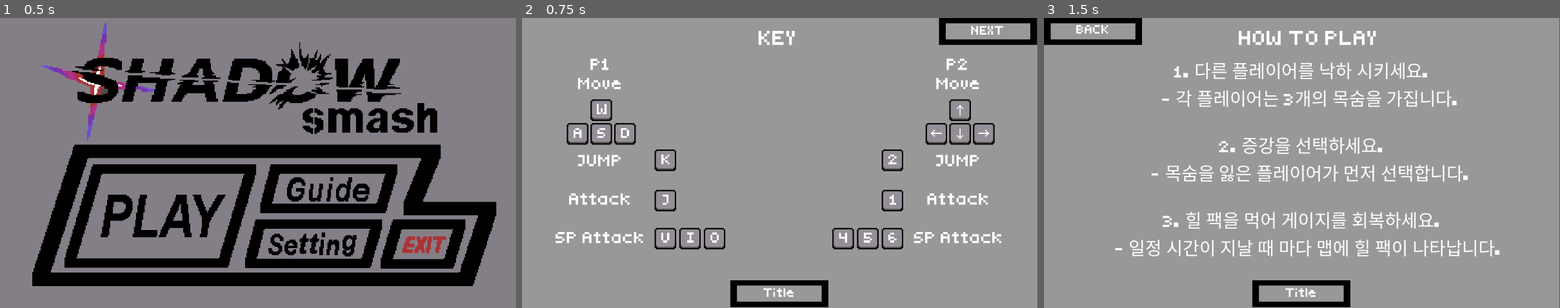
Above: before the commit, frames 1-3 (left to right).
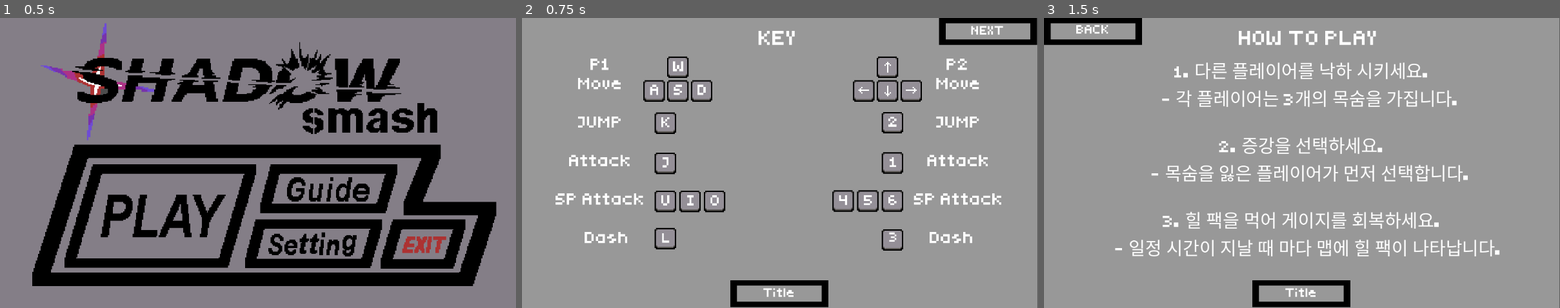
Above: after the commit, the same moments.

Repository: retser0319/shadow-smash
Game: Godot game, scene res://Scenes/MainScenes/Title.tscn
Two runs of this game, one before a commit and one after it. Both use one fixed random seed, a clock stepped at 60 frames per second and the inputs below.
Inputs (mouse positions are in pixels of both pictures, inside the frame that each line leads up to):
- Up to frame 1 (0.5 s): no input
- Up to frame 2 (0.75 s): click (852, 189) at 0.5 s
- Up to frame 3 (1.5 s): click "NEXT" at 1.25 s

Frame 1 is identical in both runs. In frame 2, 6.2% of the frame differs, in the area x 6-93%, y 13-81%; in frame 3, nothing differs.

Commit message:
Update Guide.tscn

Diff:
--- a/기말-플랫폼-파이/Scenes/MainScenes/Guide.tscn
+++ b/기말-플랫폼-파이/Scenes/MainScenes/Guide.tscn
@@ -103,20 +103,20 @@
 P1                                                                           P2
 Move                                                                      Move
 
-
-
 JUMP                                                                      JUMP
 
 Attack                                                                  Attack
 
-SP Attack                                                            SP Attack"
+SP Attack                                                            SP Attack
+
+Dash                                                                   Dash"
 horizontal_alignment = 1
 
 [node name="P1" type="Node2D" parent="Page1"]
 
 [node name="W" type="Sprite2D" parent="Page1/P1"]
 texture_filter = 1
-position = Vector2(177, 206)
+position = Vector2(348, 110)
 scale = Vector2(1.5, 1.5)
 texture = ExtResource("5_u3l16")
 
@@ -135,7 +135,7 @@
 
 [node name="S" type="Sprite2D" parent="Page1/P1"]
 texture_filter = 1
-position = Vector2(177, 259)
+position = Vector2(348, 163)
 scale = Vector2(1.5, 1.5)
 texture = ExtResource("5_u3l16")
 
@@ -154,7 +154,7 @@
 
 [node name="A" type="Sprite2D" parent="Page1/P1"]
 texture_filter = 1
-position = Vector2(124, 259)
+position = Vector2(295, 163)
 scale = Vector2(1.5, 1.5)
 texture = ExtResource("5_u3l16")
 
@@ -173,7 +173,7 @@
 
 [node name="D" type="Sprite2D" parent="Page1/P1"]
 texture_filter = 1
-position = Vector2(230, 259)
+position = Vector2(401, 163)
 scale = Vector2(1.5, 1.5)
 texture = ExtResource("5_u3l16")
 
@@ -192,7 +192,7 @@
 
 [node name="K" type="Sprite2D" parent="Page1/P1"]
 texture_filter = 1
-position = Vector2(320, 318)
+position = Vector2(320, 235)
 scale = Vector2(1.5, 1.5)
 texture = ExtResource("5_u3l16")
 
@@ -211,7 +211,7 @@
 
 [node name="J" type="Sprite2D" parent="Page1/P1"]
 texture_filter = 1
-position = Vector2(320, 408)
+position = Vector2(320, 325)
 scale = Vector2(1.5, 1.5)
 texture = ExtResource("5_u3l16")
 
@@ -230,94 +230,111 @@
 
 [node name="U" type="Sprite2D" parent="Page1/P1"]
 texture_filter = 1
+position = Vector2(320, 410)
+scale = Vector2(1.5, 1.5)
+texture = ExtResource("5_u3l16")
+
+[node name="Label" type="Label" parent="Page1/P1/U"]
+offset_left = -14.0
+offset_top = -14.0
+offset_right = 18.0
+offset_bottom = 14.0
+pivot_offset = Vector2(15.3333, 16)
+theme_override_fonts/font = ExtResource("4_rux8g")
+theme_override_font_sizes/font_size = 24
+text = "U"
+horizontal_alignment = 1
+vertical_alignment = 1
+metadata/_edit_use_anchors_ = true
+
+[node name="I" type="Sprite2D" parent="Page1/P1"]
+texture_filter = 1
+position = Vector2(375, 410)
+scale = Vector2(1.5, 1.5)
+texture = ExtResource("5_u3l16")
+
+[node name="Label" type="Label" parent="Page1/P1/I"]
+offset_left = -14.0
+offset_top = -14.0
+offset_right = 18.0
+offset_bottom = 14.0
+pivot_offset = Vector2(15.3333, 16)
+theme_override_fonts/font = ExtResource("4_rux8g")
+theme_override_font_sizes/font_size = 24
+text = "I"
+horizontal_alignment = 1
+vertical_alignment = 1
+metadata/_edit_use_anchors_ = true
+
+[node name="O" type="Sprite2D" parent="Page1/P1"]
+texture_filter = 1
+position = Vector2(430, 410)
+scale = Vector2(1.5, 1.5)
+texture = ExtResource("5_u3l16")
+
+[node name="Label" type="Label" parent="Page1/P1/O"]
+offset_left = -14.0
+offset_top = -14.0
+offset_right = 18.0
+offset_bottom = 14.0
+pivot_offset = Vector2(15.3333, 16)
+theme_override_fonts/font = ExtResource("4_rux8g")
+theme_override_font_sizes/font_size = 24
+text = "O"
+horizontal_alignment = 1
+vertical_alignment = 1
+metadata/_edit_use_anchors_ = true
+
+[node name="L" type="Sprite2D" parent="Page1/P1"]
+texture_filter = 1
 position = Vector2(320, 493)
 scale = Vector2(1.5, 1.5)
 texture = ExtResource("5_u3l16")
 
-[node name="Label" type="Label" parent="Page1/P1/U"]
-offset_left = -14.0
-offset_top = -14.0
-offset_right = 18.0
-offset_bottom = 14.0
-pivot_offset = Vector2(15.3333, 16)
-theme_override_fonts/font = ExtResource("4_rux8g")
-theme_override_font_sizes/font_size = 24
-text = "U"
-horizontal_alignment = 1
-vertical_alignment = 1
-metadata/_edit_use_anchors_ = true
-
-[node name="I" type="Sprite2D" parent="Page1/P1"]
-texture_filter = 1
-position = Vector2(375, 493)
-scale = Vector2(1.5, 1.5)
-texture = ExtResource("5_u3l16")
-
-[node name="Label" type="Label" parent="Page1/P1/I"]
-offset_left = -14.0
-offset_top = -14.0
-offset_right = 18.0
-offset_bottom = 14.0
-pivot_offset = Vector2(15.3333, 16)
-theme_override_fonts/font = ExtResource("4_rux8g")
-theme_override_font_sizes/font_size = 24
-text = "I"
-horizontal_alignment = 1
-vertical_alignment = 1
-metadata/_edit_use_anchors_ = true
-
-[node name="O" type="Sprite2D" parent="Page1/P1"]
-texture_filter = 1
-position = Vector2(430, 493)
-scale = Vector2(1.5, 1.5)
-texture = ExtResource("5_u3l16")
-
-[node name="Label" type="Label" parent="Page1/P1/O"]
-offset_left = -14.0
-offset_top = -14.0
-offset_right = 18.0
-offset_bottom = 14.0
-pivot_offset = Vector2(15.3333, 16)
-theme_override_fonts/font = ExtResource("4_rux8g")
-theme_override_font_sizes/font_size = 24
-text = "O"
-horizontal_alignment = 1
-vertical_alignment = 1
-metadata/_edit_use_anchors_ = true
+[node name="Label" type="Label" parent="Page1/P1/L"]
+offset_left = -18.0
+offset_top = -10.0
+offset_right = 22.0
+offset_bottom = 13.0
+theme_override_fonts/font = ExtResource("4_rux8g")
+theme_override_font_sizes/font_size = 21
+text = "L"
+horizontal_alignment = 1
+vertical_alignment = 1
 
 [node name="P2" type="Node2D" parent="Page1"]
 
 [node name="Up" type="Sprite2D" parent="Page1/P2"]
 texture_filter = 1
-position = Vector2(978, 206)
+position = Vector2(816, 110)
 scale = Vector2(1.5, 1.5)
 texture = ExtResource("6_x4k2m")
 
 [node name="Down" type="Sprite2D" parent="Page1/P2"]
 texture_filter = 1
-position = Vector2(978, 259)
+position = Vector2(816, 163)
 scale = Vector2(1.5, 1.5)
 texture = ExtResource("7_7qcdp")
 
 [node name="Left" type="Sprite2D" parent="Page1/P2"]
 texture_filter = 1
-position = Vector2(925, 259)
+position = Vector2(763, 163)
 scale = Vector2(1.5, 1.5)
 texture = ExtResource("8_1gxer")
 
 [node name="Right" type="Sprite2D" parent="Page1/P2"]
 texture_filter = 1
-position = Vector2(1031, 259)
+position = Vector2(869, 163)
 scale = Vector2(1.5, 1.5)
 texture = ExtResource("9_c3mgd")
 
-[node name="K" type="Sprite2D" parent="Page1/P2"]
-texture_filter = 1
-position = Vector2(827, 318)
-scale = Vector2(1.5, 1.5)
-texture = ExtResource("5_u3l16")
-
-[node name="Label" type="Label" parent="Page1/P2/K"]
+[node name="2" type="Sprite2D" parent="Page1/P2"]
+texture_filter = 1
+position = Vector2(827, 234)
+scale = Vector2(1.5, 1.5)
+texture = ExtResource("5_u3l16")
+
+[node name="Label" type="Label" parent="Page1/P2/2"]
 offset_left = -14.0
 offset_top = -14.0
 offset_right = 18.0
@@ -330,13 +347,13 @@
 vertical_alignment = 1
 metadata/_edit_use_anchors_ = true
 
-[node name="J" type="Sprite2D" parent="Page1/P2"]
-texture_filter = 1
-position = Vector2(827, 408)
-scale = Vector2(1.5, 1.5)
-texture = ExtResource("5_u3l16")
-
-[node name="Label" type="Label" parent="Page1/P2/J"]
+[node name="1" type="Sprite2D" parent="Page1/P2"]
+texture_filter = 1
+position = Vector2(827, 324)
+scale = Vector2(1.5, 1.5)
+texture = ExtResource("5_u3l16")
+
+[node name="Label" type="Label" parent="Page1/P2/1"]
 offset_left = -14.0
 offset_top = -14.0
 offset_right = 18.0
@@ -349,13 +366,13 @@
 vertical_alignment = 1
 metadata/_edit_use_anchors_ = true
 
-[node name="U" type="Sprite2D" parent="Page1/P2"]
-texture_filter = 1
-position = Vector2(717, 493)
-scale = Vector2(1.5, 1.5)
-texture = ExtResource("5_u3l16")
-
-[node name="Label" type="Label" parent="Page1/P2/U"]
+[node name="4" type="Sprite2D" parent="Page1/P2"]
+texture_filter = 1
+position = Vector2(717, 409)
+scale = Vector2(1.5, 1.5)
+texture = ExtResource("5_u3l16")
+
+[node name="Label" type="Label" parent="Page1/P2/4"]
 offset_left = -14.0
 offset_top = -14.0
 offset_right = 18.0
@@ -368,13 +385,13 @@
 vertical_alignment = 1
 metadata/_edit_use_anchors_ = true
 
-[node name="I" type="Sprite2D" parent="Page1/P2"]
-texture_filter = 1
-position = Vector2(772, 493)
-scale = Vector2(1.5, 1.5)
-texture = ExtResource("5_u3l16")
-
-[node name="Label" type="Label" parent="Page1/P2/I"]
+[node name="5" type="Sprite2D" parent="Page1/P2"]
+texture_filter = 1
+position = Vector2(772, 409)
+scale = Vector2(1.5, 1.5)
+texture = ExtResource("5_u3l16")
+
+[node name="Label" type="Label" parent="Page1/P2/5"]
 offset_left = -14.0
 offset_top = -14.0
 offset_right = 18.0
@@ -387,13 +404,13 @@
 vertical_alignment = 1
 metadata/_edit_use_anchors_ = true
 
-[node name="O" type="Sprite2D" parent="Page1/P2"]
-texture_filter = 1
-position = Vector2(827, 493)
-scale = Vector2(1.5, 1.5)
-texture = ExtResource("5_u3l16")
-
-[node name="Label" type="Label" parent="Page1/P2/O"]
+[node name="6" type="Sprite2D" parent="Page1/P2"]
+texture_filter = 1
+position = Vector2(827, 409)
+scale = Vector2(1.5, 1.5)
+texture = ExtResource("5_u3l16")
+
+[node name="Label" type="Label" parent="Page1/P2/6"]
 offset_left = -14.0
 offset_top = -14.0
 offset_right = 18.0
@@ -405,6 +422,23 @@
 horizontal_alignment = 1
 vertical_alignment = 1
 metadata/_edit_use_anchors_ = true
+
+[node name="3" type="Sprite2D" parent="Page1/P2"]
+texture_filter = 1
+position = Vector2(827, 496)
+scale = Vector2(1.5, 1.5)
+texture = ExtResource("5_u3l16")
+
+[node name="Label" type="Label" parent="Page1/P2/3"]
+offset_left = -18.0
+offset_top = -12.6667
+offset_right = 22.0
+offset_bottom = 10.3333
+theme_override_fonts/font = ExtResource("4_rux8g")
+theme_override_font_sizes/font_size = 21
+text = "3"
+horizontal_alignment = 1
+vertical_alignment = 1
 
 [node name="Page2" type="Node2D" parent="."]
 visible = false
